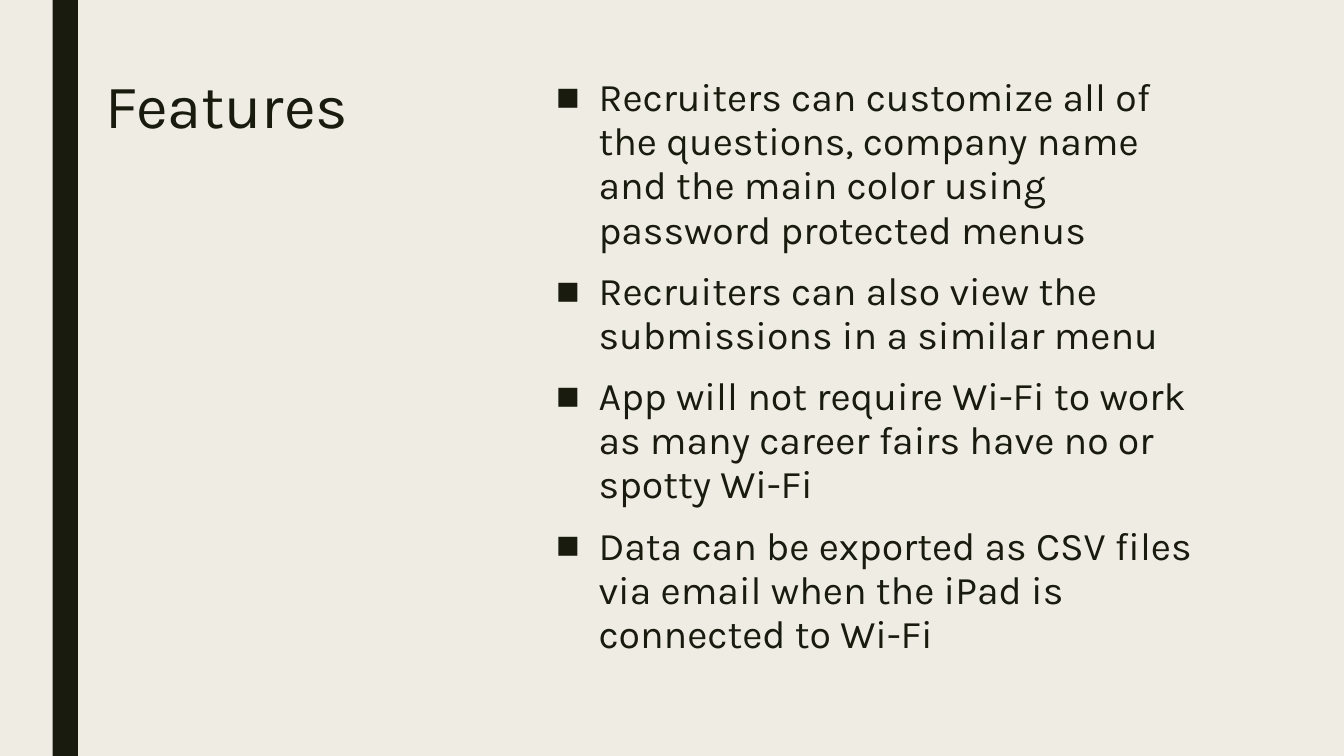
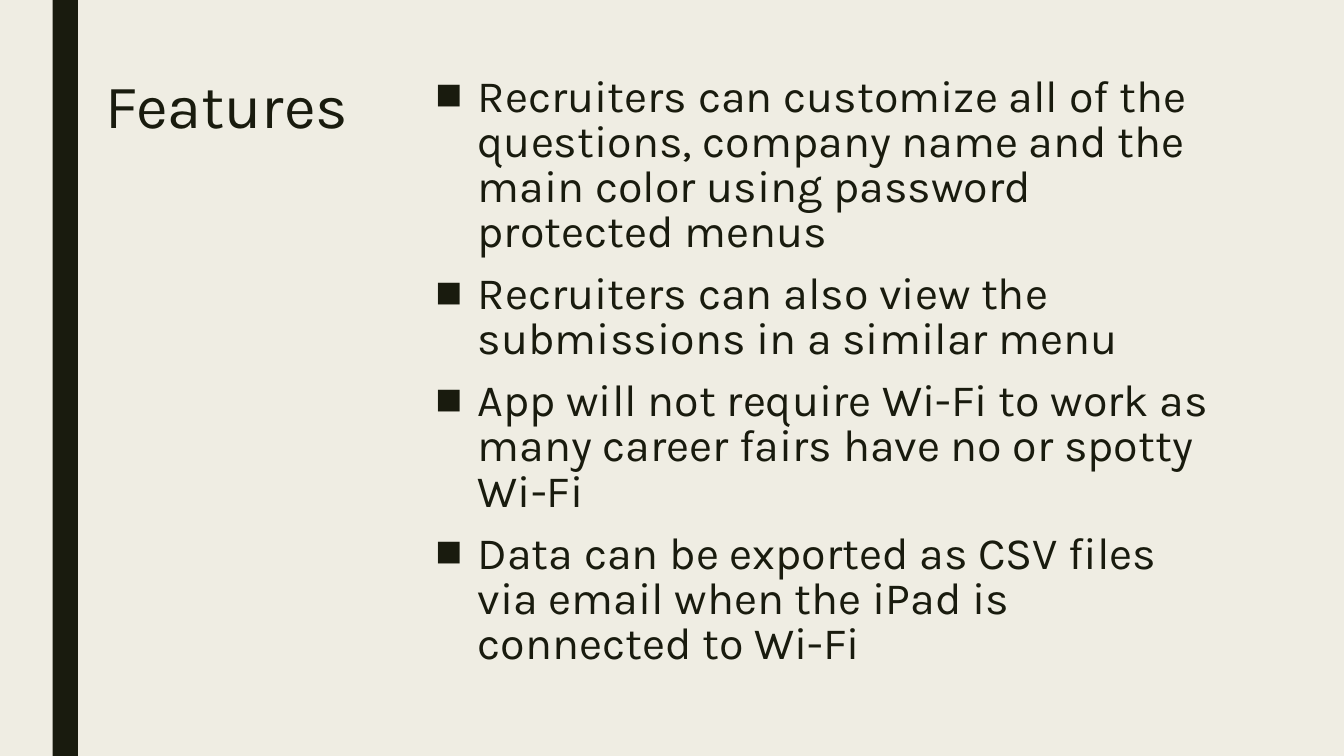
Before and after one commit to Martin4Kansas/iCruit, a slide deck: slide 3 of Addtional Files/iCruit.pptx. Drawn at 1344x756 pixels with LibreOffice and Linux fonts; fonts in the diff are those of the drawing. Boxes give left, top, right and bottom in pixels: in the first picture for what was removed or moved away, otherwise in the second. Text is boxed around its words. In the diff, an @@ line names an element or a change of style, - is before the commit and + after.

```diff
--- a/Addtional Files/iCruit.pptx
+++ b/Addtional Files/iCruit.pptx
@@ text "Recruiters can customize all of ...": place and size @@
-text "Recruiters can customize all of ..." at (599, 84, 1192, 649)
+text "Recruiters can customize all of ..." at (478, 81, 1208, 660)
@@ text "Recruiters can customize all of ..." at (478, 81, 1208, 660): size 28 to 32 pt; line spacing 0.94 to 0.84 @@
```
Also in this commit, not shown: 3 other slides changed, 1 slide added.
